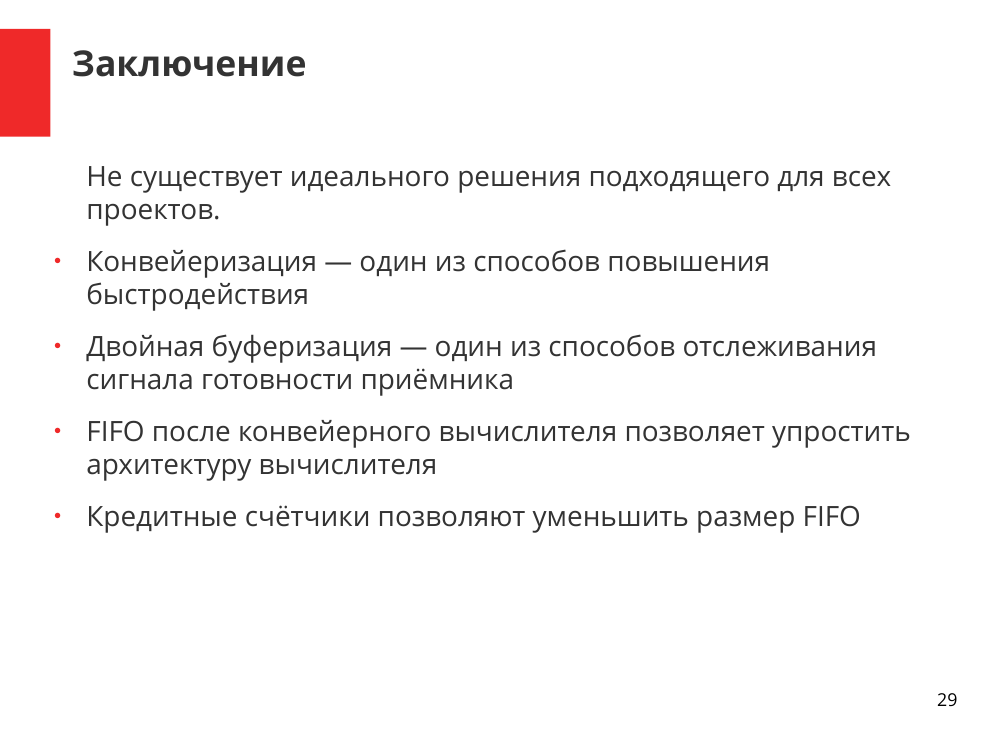
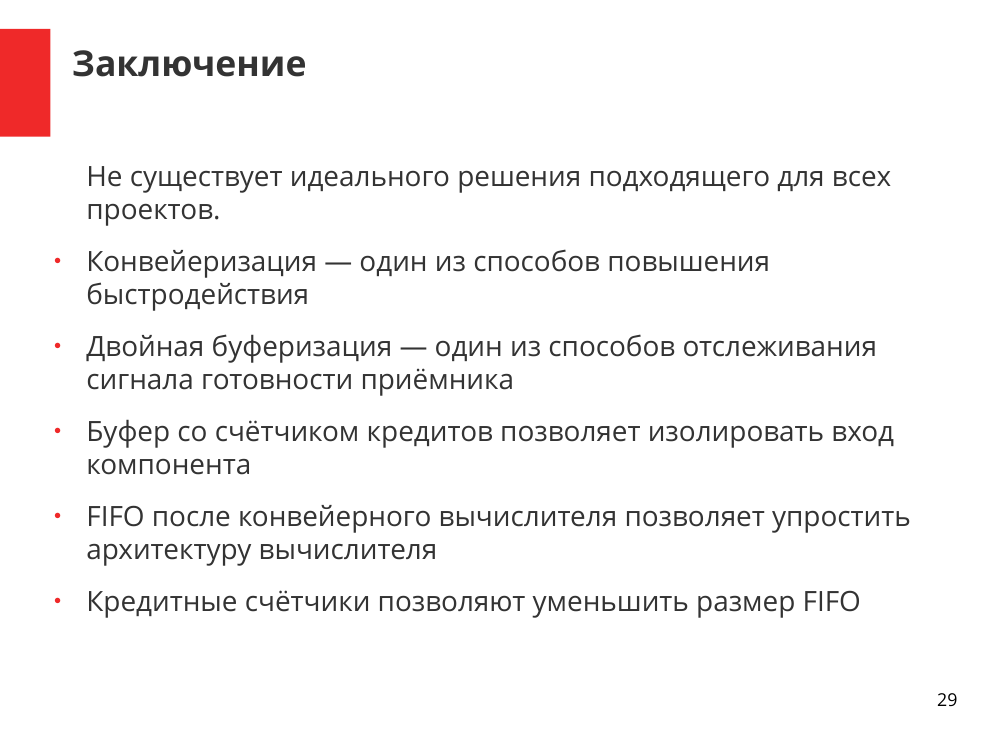
Before and after one commit to DigitalDesignSchool/2021dev, a slide deck: slide 29 of examples/presentation/pr_1.odp. Drawn at 1008x756 pixels with LibreOffice and Linux fonts; fonts in the diff are those of the drawing. Boxes give left, top, right and bottom in pixels: in the first picture for what was removed or moved away, otherwise in the second. Text is boxed around its words. In the diff, an @@ line names an element or a change of style, - is before the commit and + after.

```diff
--- a/examples/presentation/pr_1.odp
+++ b/examples/presentation/pr_1.odp
@@ text at (86,419,894,475): paragraph added @@
+● Буфер со счётчиком кредитов позволяет изолировать вход компонента
```
Also in this commit, not shown: 4 other slides changed, 2 slides added, 2 slides removed, 4 other files.
